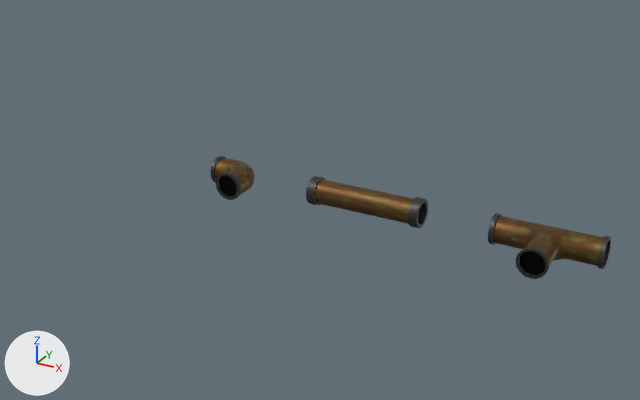
The FBX model Assets/Ali/AliModels/AliVisuals/AliFBX/Pipe.fbx, before and after one commit.
Both versions are drawn from a camera (50 mm lens) standing at (1.68, -3.59, 1.75) and looking at (-0.31, 0.03, -0.06). Every picture has the same lights, and +X, +Y and +Z are marked at lower left. Where no turn or scale is listed for an object, it has been applied to the vertices.

In view in the first picture: 'Pipe_1', 'Pipe_2', 'Pipe_3'.
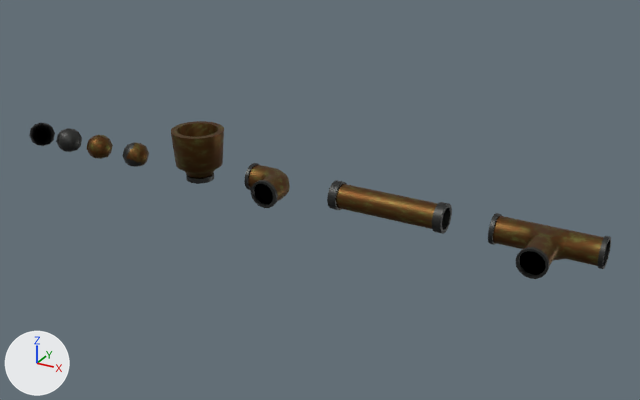
The newer file is also rescaled (x1.154), turned or shifted as a whole; pictures and numbers use the older file's frame.

What differs and where, as boxes (x1, y1, x2, y2) in the pictures (640 x 400 px):
```json
{"object": "Pipe_1", "change": "mesh moved", "before": [306, 176, 428, 228], "after": [327, 180, 452, 234]}
{"object": "Pipe_2", "change": "mesh moved", "before": [210, 156, 254, 200], "after": [244, 163, 290, 208]}
{"object": "Gaspipe", "change": "added", "after": [171, 121, 224, 184], "on screen": "brown"}
{"object": "Marble_1", "change": "added", "after": [123, 142, 149, 167]}
{"object": "Marble_2", "change": "added", "after": [87, 135, 113, 159], "on screen": "brown"}
{"object": "Marble_3", "change": "added", "after": [56, 128, 82, 152], "on screen": "black"}
{"object": "Marble_4", "change": "added", "after": [29, 123, 55, 146], "on screen": "black"}
```

Edits to the scene script, one JSON object a line:
```json
{"block": "me_cylinder_001", "where": "me_cylinder_001.from_pydata(...)  # 240 vertices, 226 faces; spans x -0.176..0.077, y -0.173..0.076, z -0.072..0.072"}
{"block": "me_cylinder_001", "where": "# used by ob_pipe_2; location = (-0.737, 0.006, 0.0)"}
{"block": "me_cylinder_001", "change": "me_cylinder_001 part 2: the whole mesh is moved by (0.213, 0.0, 0.0)"}
{"block": "me_cylinder", "where": "me_cylinder.from_pydata(...)  # 160 vertices, 146 faces; spans x -0.297..0.297, y -0.072..0.072, z -0.072..0.072"}
{"block": "me_cylinder", "where": "# used by ob_pipe_1; location = (-0.037, 0.006, 0.0)"}
{"block": "me_cylinder", "change": "me_cylinder part 1: the whole mesh is moved by (0.12, 0.0, 0.0)"}
{"op": "add", "block": "me_cube_002", "code": ["me_cube_002 = bpy.data.meshes.new('Cube.002')", "me_cube_002.from_pydata(...)  # 26 vertices, 24 faces; spans x -0.0737..0.0737, y -0.0737..0.0737, z -0.0737..0.0737", "me_cube_002.materials.append(mat_pipe)  # picture img_pipe_color_png"]}
{"op": "add", "block": "me_cylinder_002", "code": ["me_cylinder_002 = bpy.data.meshes.new('Cylinder.002')", "me_cylinder_002.from_pydata(...)  # 144 vertices, 130 faces; spans x -0.141..0.141, y -0.141..0.141, z -0.001..0.276", "me_cylinder_002.materials.append(mat_pipe)  # picture img_pipe_color_png"]}
{"op": "add", "block": "me_cube", "code": ["me_cube = bpy.data.meshes.new('Cube')", "me_cube.from_pydata(...)  # 26 vertices, 24 faces; spans x -0.0737..0.0737, y -0.0737..0.0737, z -0.0737..0.0737", "me_cube.materials.append(mat_pipe)  # picture img_pipe_color_png"]}
{"op": "add", "block": "me_cube_003", "code": ["me_cube_003 = bpy.data.meshes.new('Cube.003')", "me_cube_003.from_pydata(...)  # 26 vertices, 24 faces; spans x -0.0737..0.0737, y -0.0737..0.0737, z -0.0737..0.0737", "me_cube_003.materials.append(mat_pipe)  # picture img_pipe_color_png"]}
{"op": "add", "block": "me_cube_001", "code": ["me_cube_001 = bpy.data.meshes.new('Cube.001')", "me_cube_001.from_pydata(...)  # 26 vertices, 24 faces; spans x -0.0737..0.0737, y -0.0737..0.0737, z -0.0737..0.0737", "me_cube_001.materials.append(mat_pipe)  # picture img_pipe_color_png"]}
{"op": "add", "block": "ob_marble_3", "code": ["ob_marble_3 = bpy.data.objects.new('Marble_3', me_cube_002)", "ob_marble_3.location = (-1.966, 0.001, -0.016)"]}
{"op": "add", "block": "ob_gaspipe", "code": ["ob_gaspipe = bpy.data.objects.new('Gaspipe', me_cylinder_002)", "ob_gaspipe.location = (-1.031, 0.001, -0.071)"]}
{"op": "add", "block": "ob_marble_1", "code": ["ob_marble_1 = bpy.data.objects.new('Marble_1', me_cube)", "ob_marble_1.location = (-1.47, 0.001, -0.016)"]}
{"op": "add", "block": "ob_marble_4", "code": ["ob_marble_4 = bpy.data.objects.new('Marble_4', me_cube_003)", "ob_marble_4.location = (-2.181, 0.001, -0.016)"]}
{"op": "add", "block": "ob_marble_2", "code": ["ob_marble_2 = bpy.data.objects.new('Marble_2', me_cube_001)", "ob_marble_2.location = (-1.735, 0.001, -0.016)"]}
```
